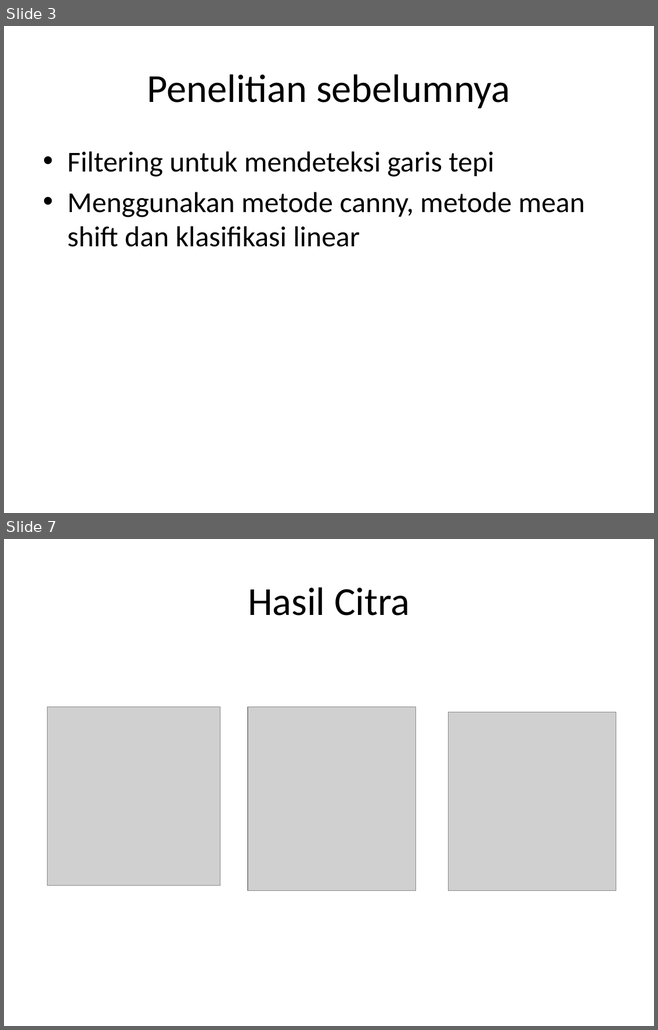
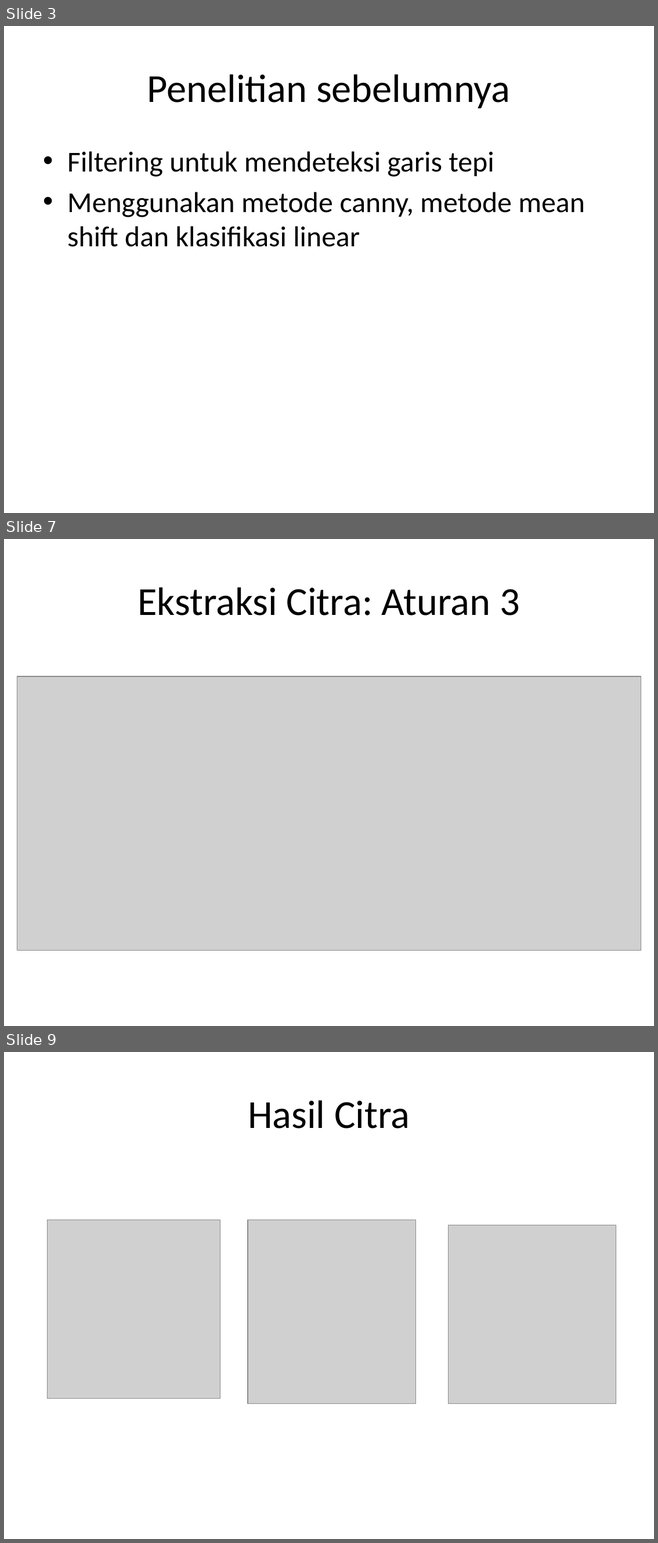
Before and after one commit to tbalci/pln-pcd, a slide deck: presentasi PCD.pptx. Shown one above the other, each under a label of ours: slides 3 and 7 before the commit, slides 3, 7 and 9 after it; the slides between them are not shown. The pictures are 658x1030 and 658x1543 pixels, drawn with LibreOffice and Linux fonts; fonts in the diff are those of the drawing; grey boxes stand for pictures. Boxes give left, top, right and bottom in pixels: in the first picture for what was removed or moved away, otherwise in the second. Text is boxed around its words. In the diff, an @@ line names an element or a change of style, - is before the commit and + after.

```diff
--- a/presentasi PCD.pptx
+++ b/presentasi PCD.pptx
@@ slide 7 added at (4,539,654,1026), background #FFFFFF @@
@@ title added at (137,587,520,616), 44 pt, text #000000 @@
+Ekstraksi Citra: Aturan 3
@@ picture added at (17,676,641,951) @@
@@ what was slide 7 is now slide 9 @@
```
Also in this commit, not shown: 5 slides changed, 7 other slides added, 2 slides removed.
